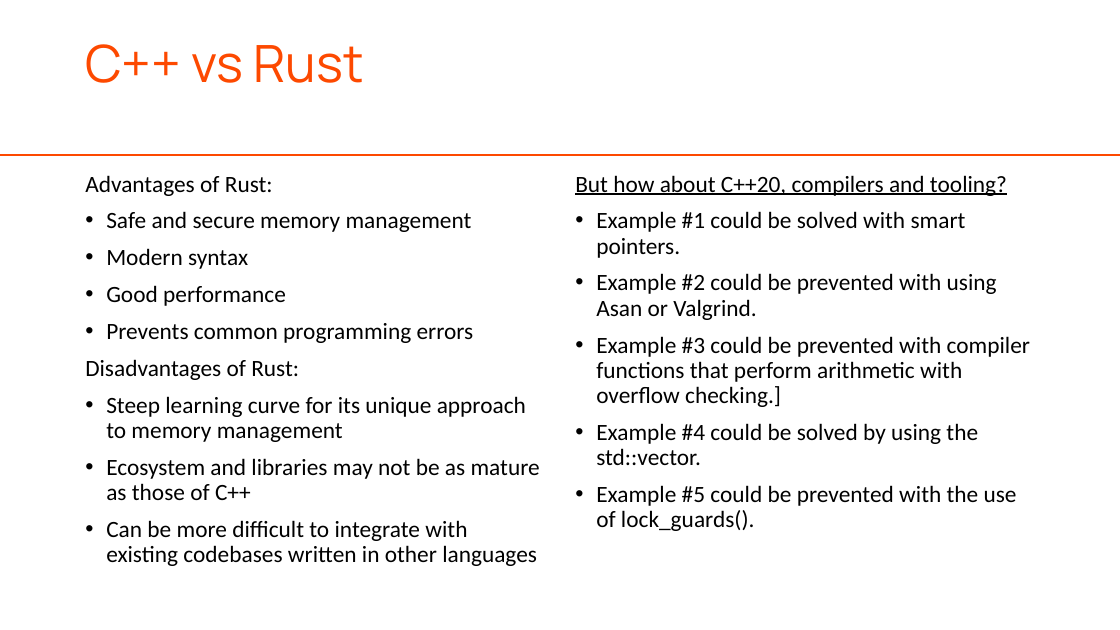
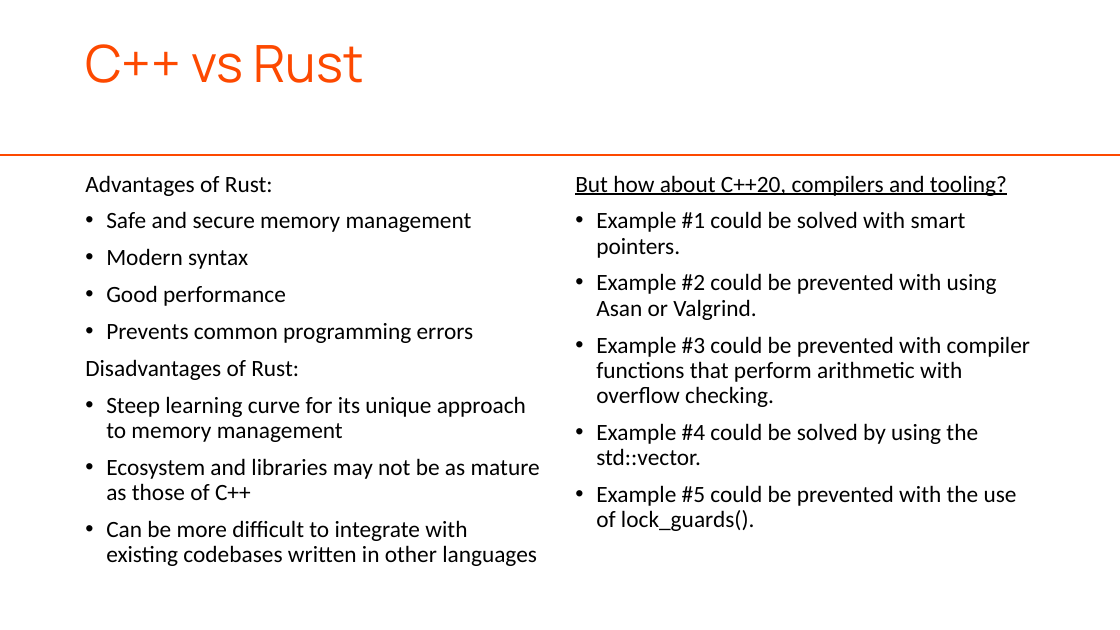
Before and after one commit to djalberts37/Cpp-vs-Rust, a slide deck: slide 21 of doc/Cpp_vs_Rust.pptx. Drawn at 1120x630 pixels with LibreOffice and Linux fonts; fonts in the diff are those of the drawing; background and template pictures are left out. Boxes give left, top, right and bottom in pixels: in the first picture for what was removed or moved away, otherwise in the second. Text is boxed around its words. In the diff, an @@ line names an element or a change of style, - is before the commit and + after.

```diff
--- a/doc/Cpp_vs_Rust.pptx
+++ b/doc/Cpp_vs_Rust.pptx
@@ text at [596, 336, 1030, 407]: text changed @@
-• Example #3 could be prevented with compiler functions that perform arithmetic with overflow checking.]
+• Example #3 could be prevented with compiler functions that perform arithmetic with overflow checking.
```
Also in this commit, not shown: 2 other slides changed, 1 slide added, 1 slide removed.
